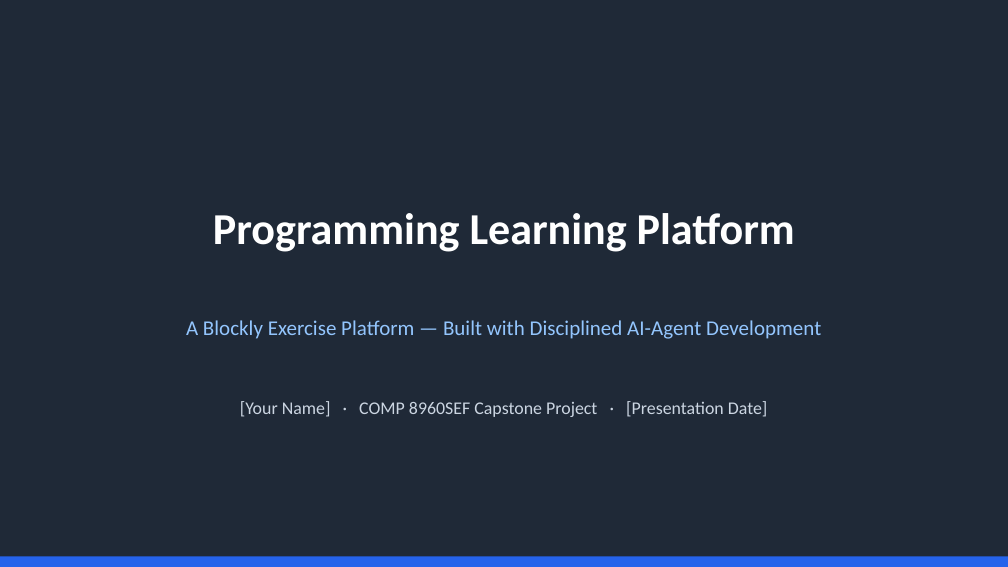
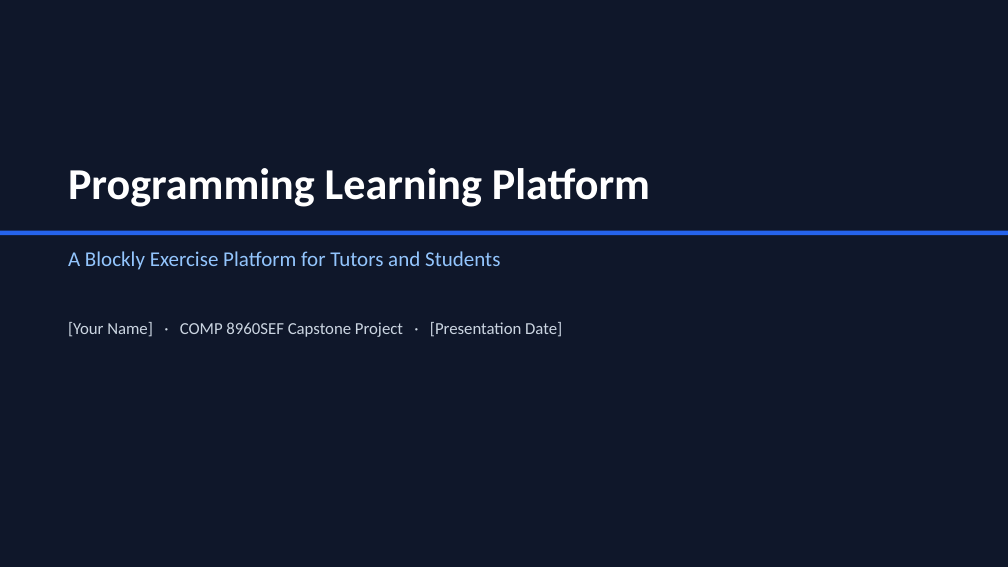
Before and after one commit to Jeromefromcn/programming-learning-platform, a slide deck: slide 1 of docs/6_presentation/presentation.pptx. Drawn at 1008x567 pixels with LibreOffice and Linux fonts; fonts in the diff are those of the drawing. Boxes give left, top, right and bottom in pixels: in the first picture for what was removed or moved away, otherwise in the second. Text is boxed around its words. In the diff, an @@ line names an element or a change of style, - is before the commit and + after.

```diff
--- a/docs/6_presentation/presentation.pptx
+++ b/docs/6_presentation/presentation.pptx
@@ rectangle at [0,0,1008,567]: fill #1F2937 to #0F172A @@
@@ text "Programming Learning Platform": place and size @@
-text "Programming Learning Platform" at [213,213,795,252]
+text "Programming Learning Platform" at [68,168,650,207]
@@ text "Programming Learning Platform" at [68,168,650,207]: alignment centre to left; line spacing 1.15 to 1; vertical alignment middle to top @@
@@ rectangle: place and size @@
-rectangle at [0,557,1008,567]
+rectangle at [0,231,1008,235]
@@ text at [68,251,500,270]: text changed @@
-A Blockly Exercise Platform — Built with Disciplined AI-Agent Development
+A Blockly Exercise Platform for Tutors and Students
@@ text "[Your Name] · COMP 8960SEF ...": place and size @@
-text "[Your Name] · COMP 8960SEF ..." at [240,401,768,417]
+text "[Your Name] · COMP 8960SEF ..." at [68,322,562,337]
@@ text "[Your Name] · COMP 8960SEF ..." at [68,322,562,337]: size 17 to 16 pt; alignment centre to left; line spacing 1.15 to 1 @@
```
Also in this commit, not shown: 7 other slides changed, 7 slides added, 11 slides removed, 1 other file.
